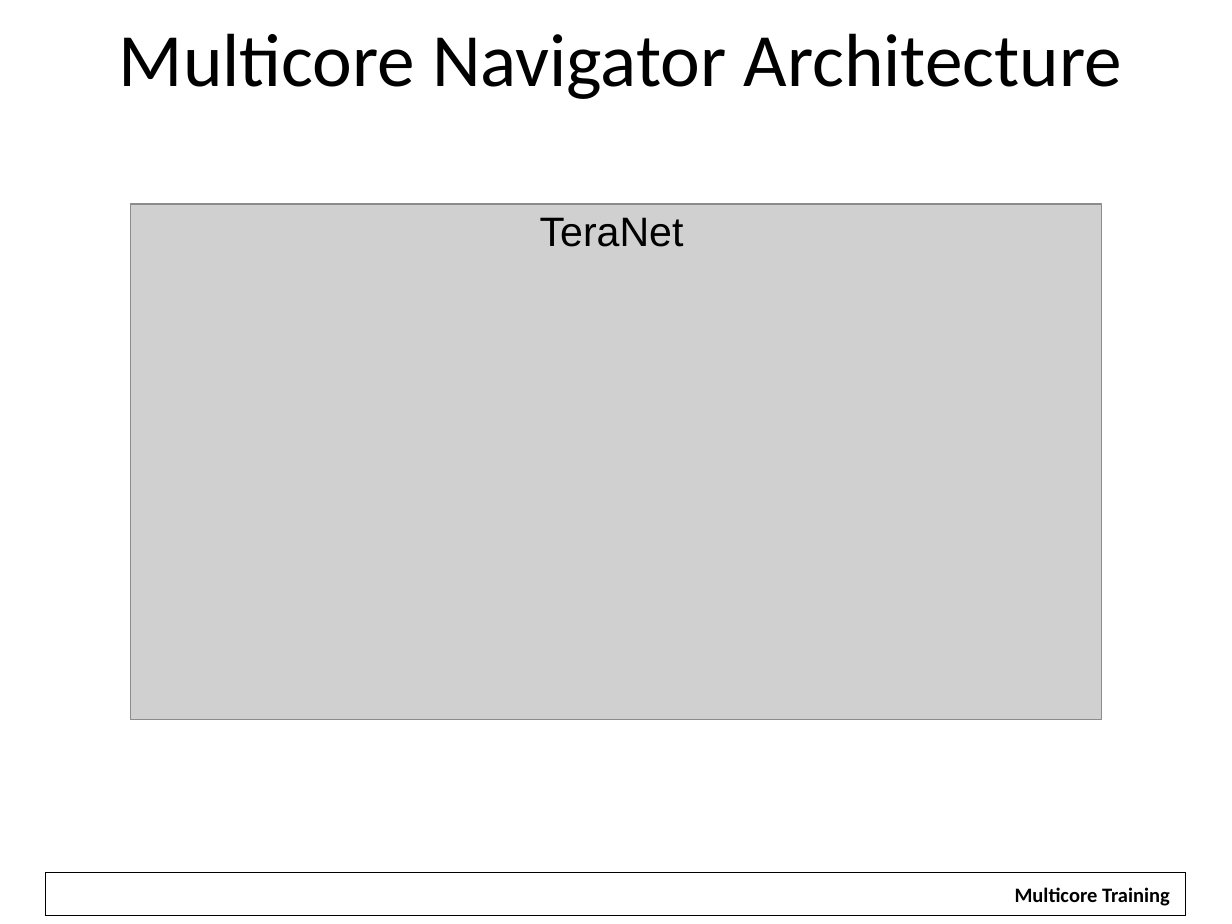
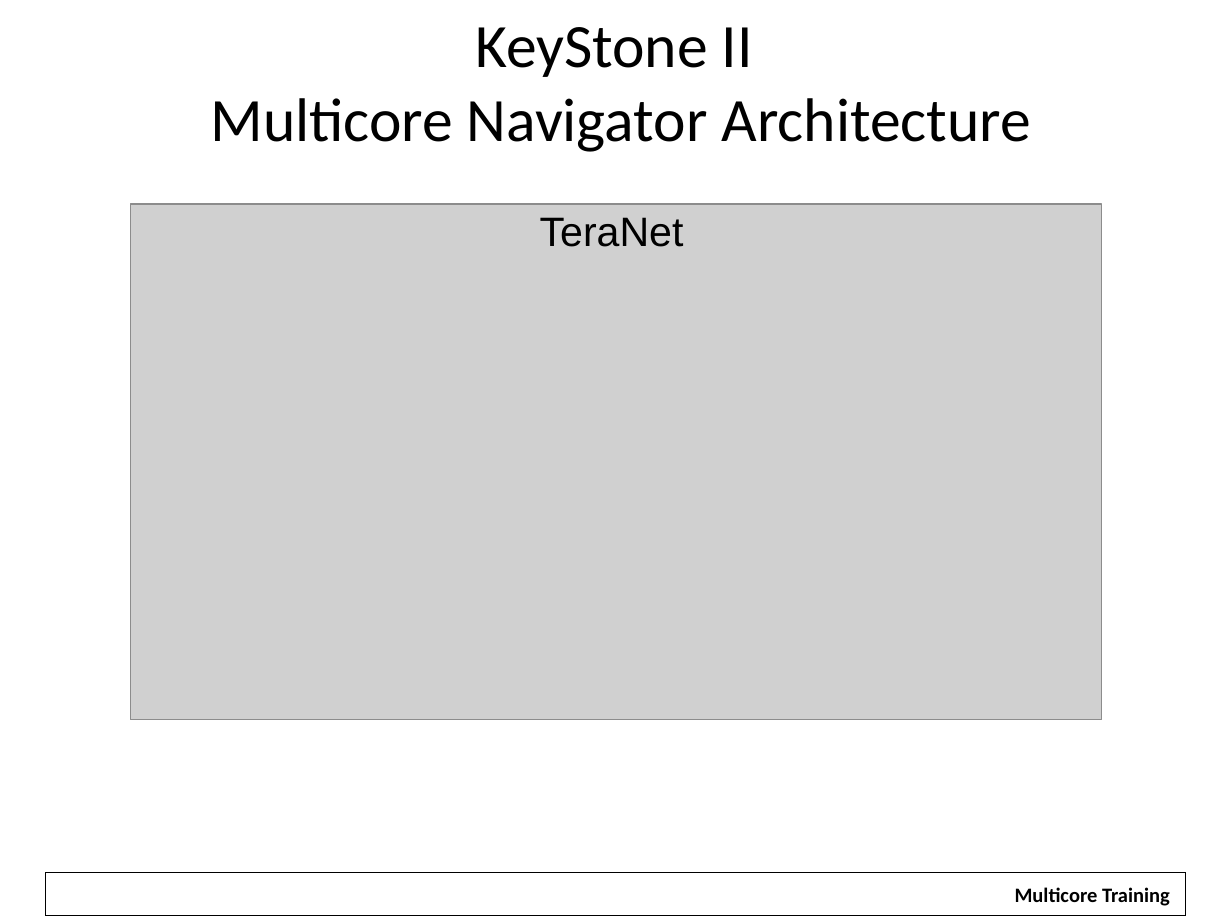
Before and after one commit to hari1989/keystone-workshop, a slide deck: slide 20 of preliminary/Working/presentations/KeyStone SoC Overview.pptx (slide 12 before the commit). Drawn at 1232x924 pixels with LibreOffice and Linux fonts; fonts in the diff are those of the drawing; grey boxes stand for pictures; background and template pictures are left out. Boxes give left, top, right and bottom in pixels: in the first picture for what was removed or moved away, otherwise in the second. Text is boxed around its words. In the diff, an @@ line names an element or a change of style, - is before the commit and + after.

```diff
--- a/preliminary/Working/presentations/KeyStone SoC Overview.pptx
+++ b/preliminary/Working/presentations/KeyStone SoC Overview.pptx
@@ title at <box>210,27,1031,152</box>: text changed; size 44 to 36 pt @@
-Multicore Navigator Architecture
+KeyStone II
+Multicore Navigator Architecture
```
Also in this commit, not shown: 25 other slides changed, 6 slides added, 2 slides removed.
